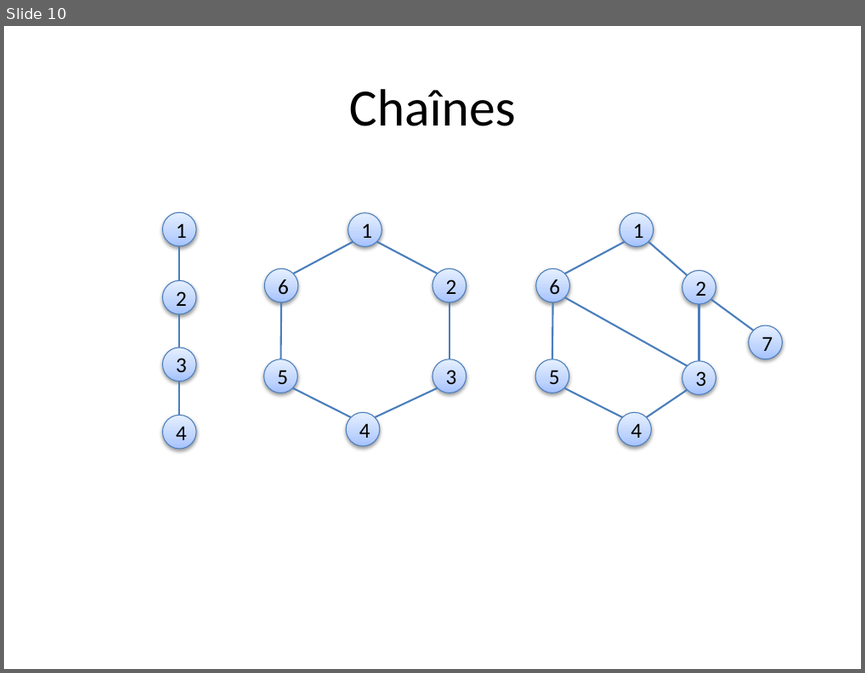
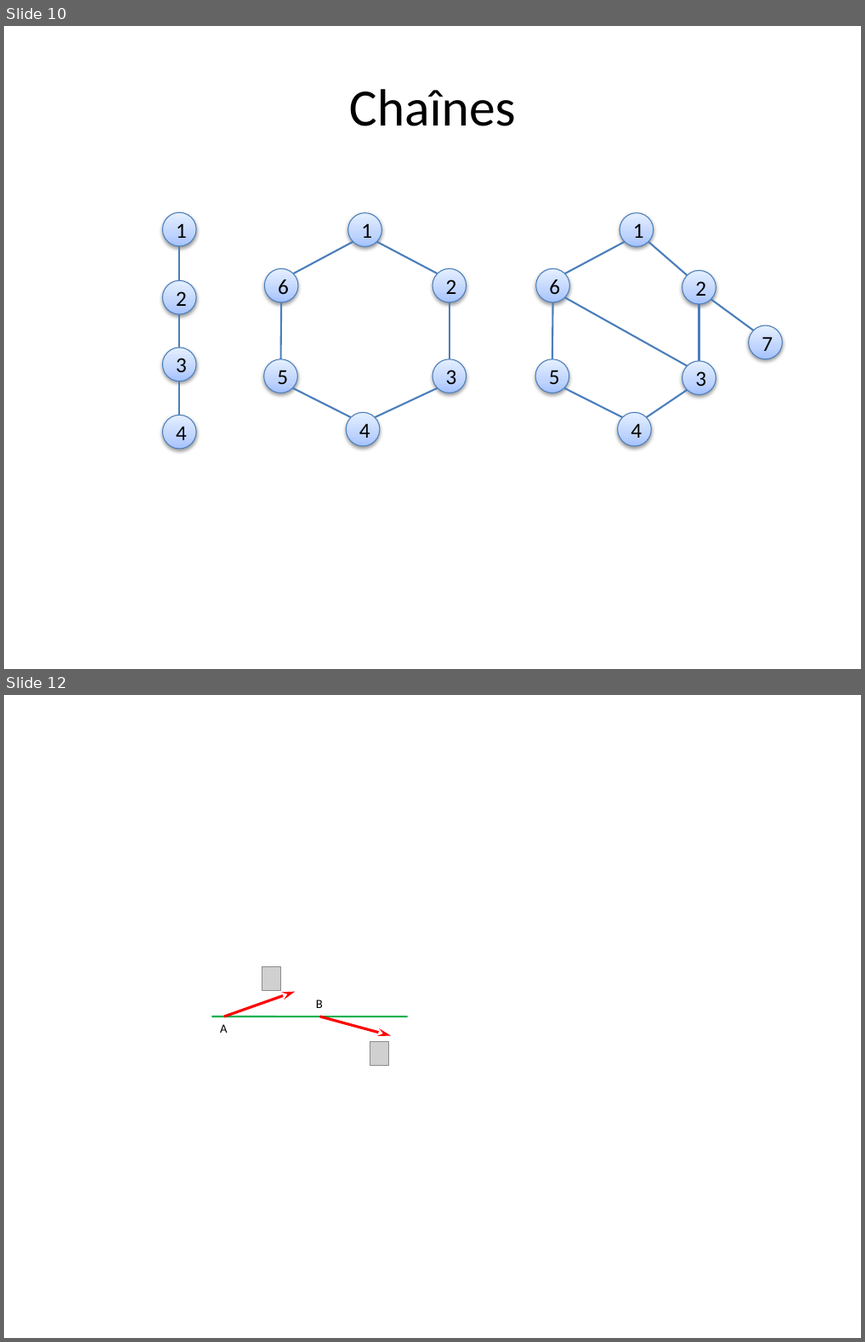
Before and after one commit to xpessoles/CI_03_EtudeCinematique, a slide deck: 02_GeometrieVectorielle/Cours/png/Figures1.pptx. Shown one above the other, each under a label of ours: slide 10 before the commit, slides 10 and 12 after it; the slides between them are not shown. The pictures are 865x673 and 865x1342 pixels, drawn with LibreOffice and Linux fonts; fonts in the diff are those of the drawing; grey boxes stand for pictures. Boxes give left, top, right and bottom in pixels: in the first picture for what was removed or moved away, otherwise in the second. Text is boxed around its words. In the diff, an @@ line names an element or a change of style, - is before the commit and + after.

```diff
--- a/02_GeometrieVectorielle/Cours/png/Figures1.pptx
+++ b/02_GeometrieVectorielle/Cours/png/Figures1.pptx
@@ slide 12 added at (4,695,861,1338), background #FFFFFF @@
@@ picture added at (262,967,281,991) @@
@@ arrow added from (224, 1016) to (296, 992), #FF0000 2.25 pt @@
@@ text added at (316,999,323,1008), 10.5 pt, text #000000 @@
+B
@@ line added from (211, 1016) to (408, 1016), #00B050 1.5 pt @@
@@ text added at (220,1024,227,1032), 10.5 pt, text #000000 @@
+A
@@ arrow added from (320, 1016) to (391, 1035), #FF0000 2.25 pt @@
@@ picture added at (370,1041,389,1065) @@
```
Also in this commit, not shown: 2 other slides added, 1 slide removed, 10 other files.
